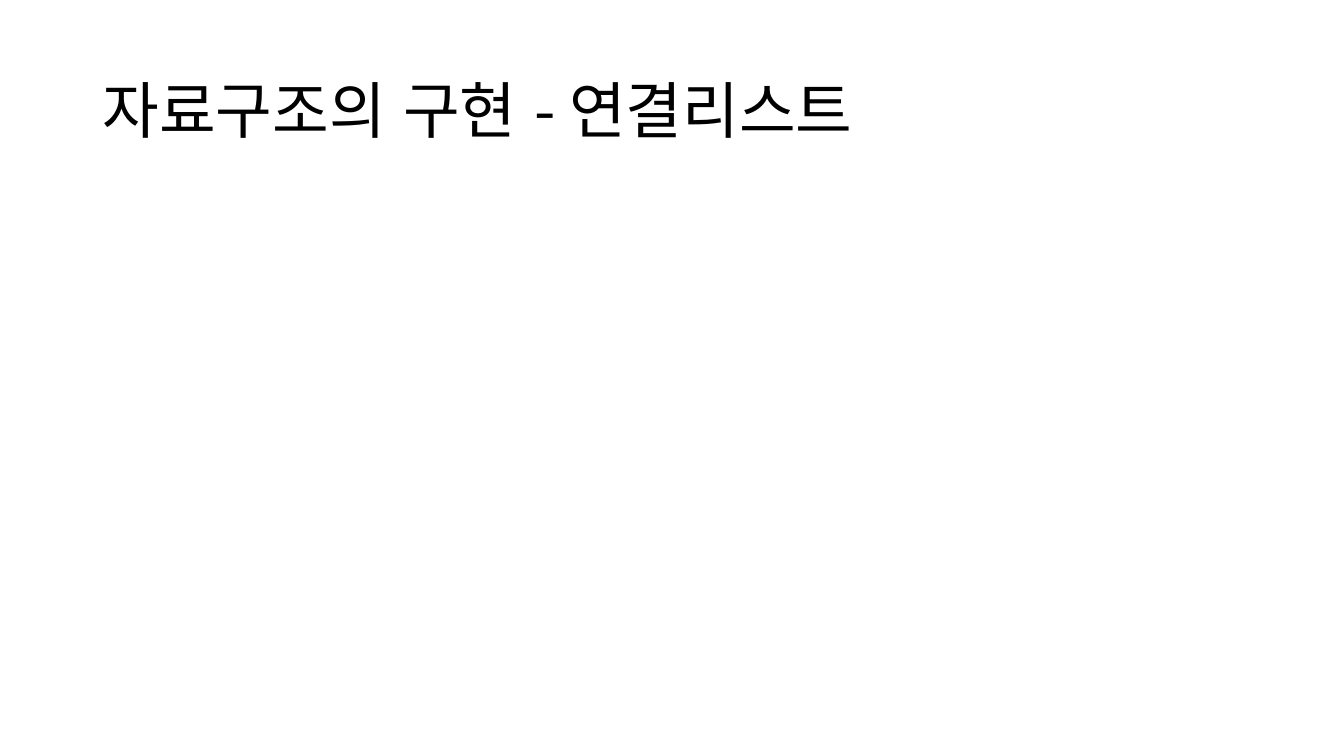
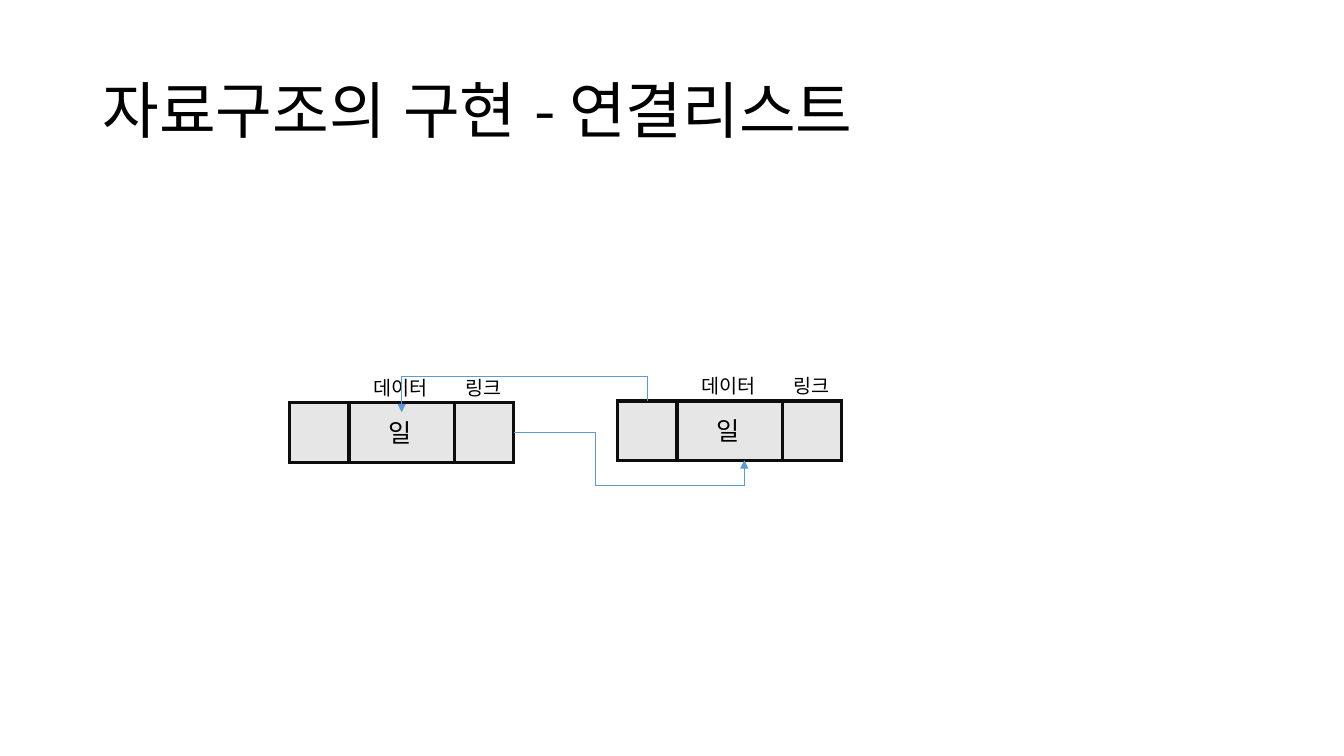
Before and after one commit to jjeong723/Study_note, a slide deck: slide 18 of 1st_study.pptx. Drawn at 1344x756 pixels with LibreOffice and Linux fonts; fonts in the diff are those of the drawing. Boxes give left, top, right and bottom in pixels: in the first picture for what was removed or moved away, otherwise in the second. Text is boxed around its words. In the diff, an @@ line names an element or a change of style, - is before the commit and + after.

```diff
--- a/1st_study.pptx
+++ b/1st_study.pptx
@@ elbow arrow added from (647, 401) to (402, 412), #5B9BD5 0.5 pt @@
@@ group added at bbox=[289, 376, 514, 463]: 3 rectangles, 3 texts @@
+일
+데이터
+링크
@@ group added at bbox=[617, 376, 842, 461]: 3 rectangles, 3 texts @@
+일
+데이터
+링크
@@ elbow arrow added from (514, 433) to (744, 461), #5B9BD5 0.5 pt @@
```
Also in this commit, not shown: 1 other slide changed.
